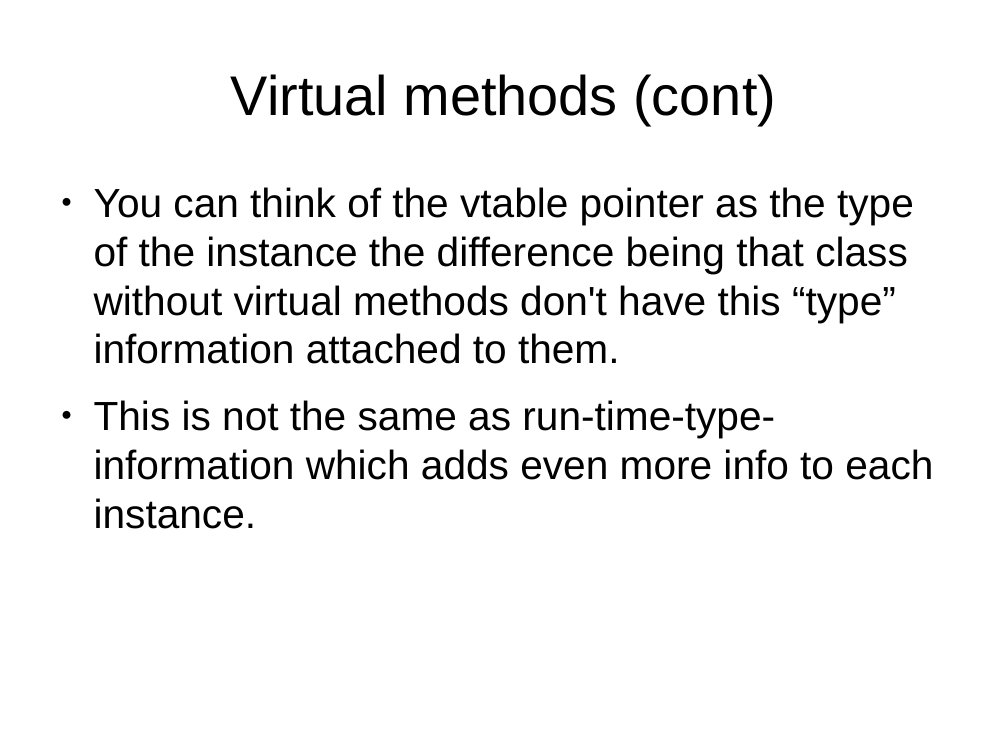
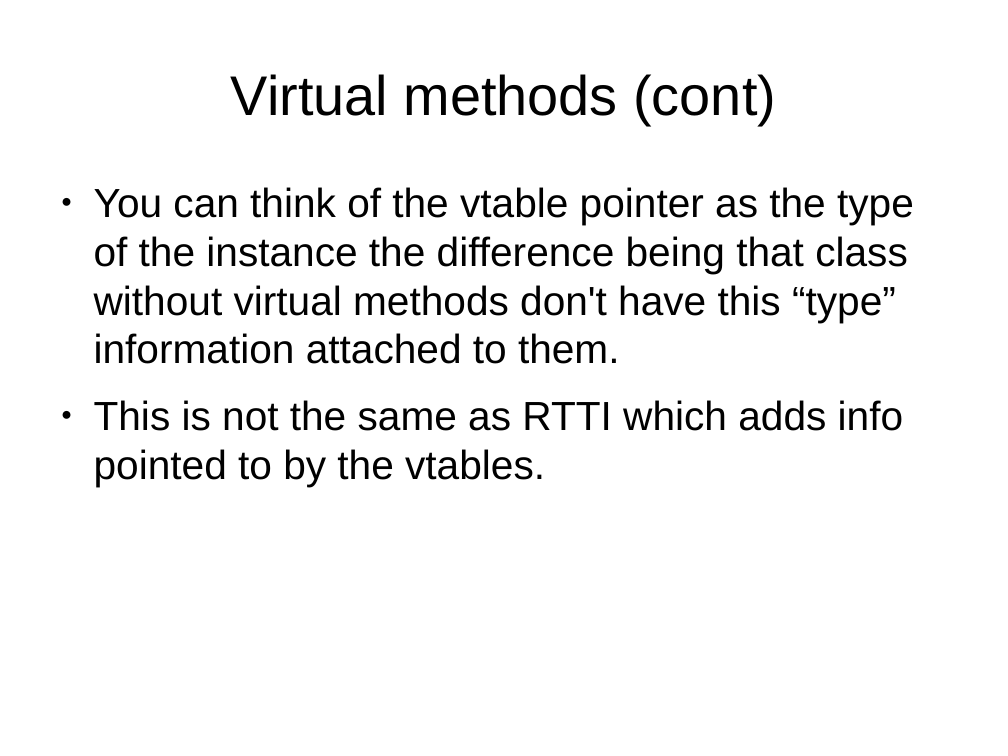
Before and after one commit to veltzer/demos-linux, a slide deck: slide 58 of multi_core/effective_cplusplus.odp (slide 55 before the commit). Drawn at 1008x756 pixels with LibreOffice and Linux fonts; fonts in the diff are those of the drawing. Boxes give left, top, right and bottom in pixels: in the first picture for what was removed or moved away, otherwise in the second. Text is boxed around its words. In the diff, an @@ line names an element or a change of style, - is before the commit and + after.

```diff
--- a/multi_core/effective_cplusplus.odp
+++ b/multi_core/effective_cplusplus.odp
@@ text at (94, 400, 903, 487): text changed @@
-● This is not the same as run-time-type-information which adds even more info to each instance.
+● This is not the same as RTTI which adds info pointed to by the vtables.
```
Also in this commit, not shown: 11 other slides changed, 6 slides added, 1 other file.
